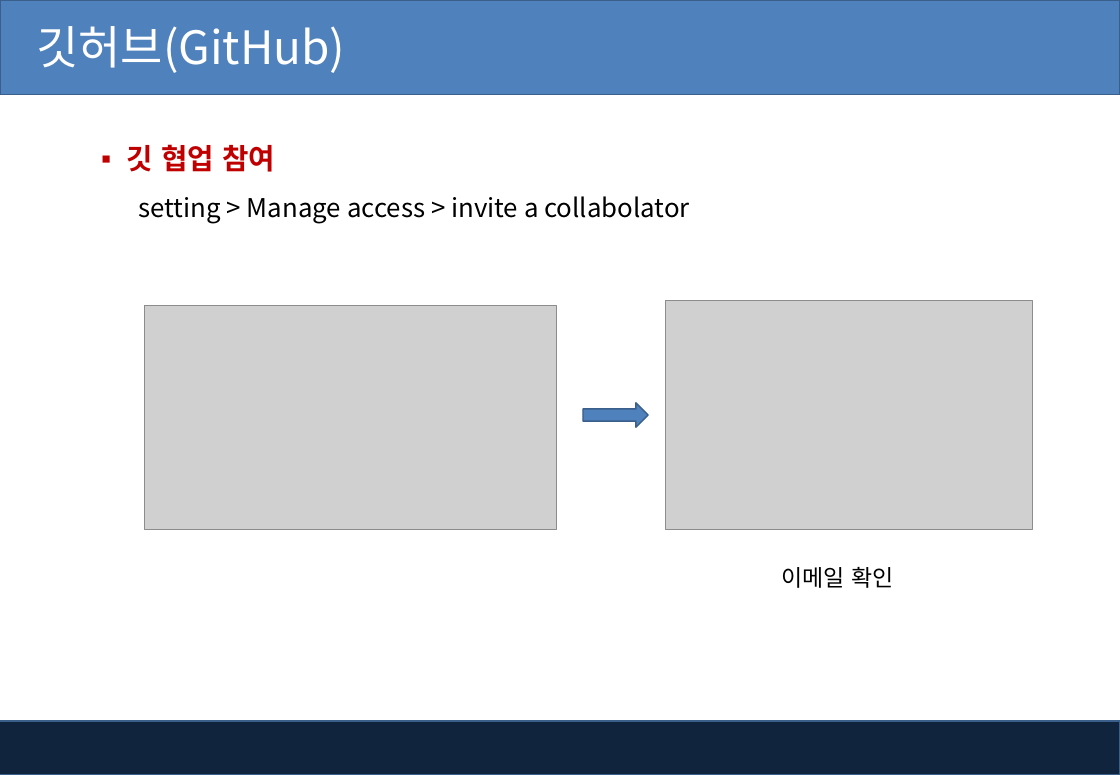
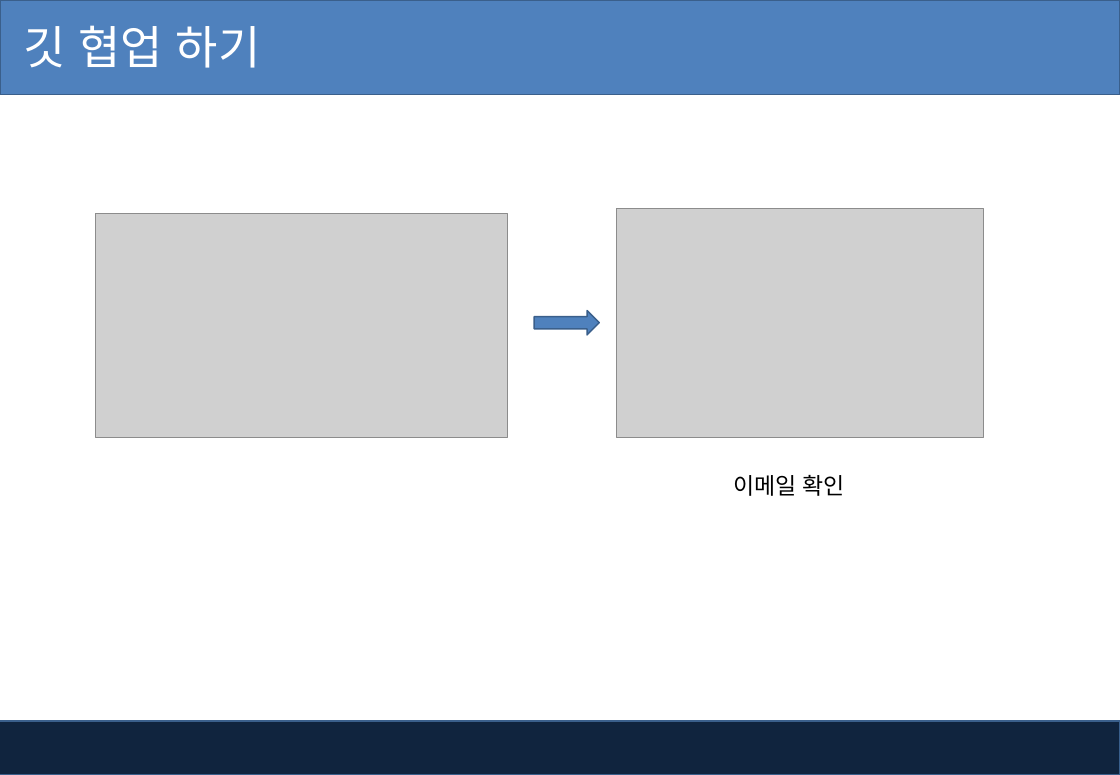
Before and after one commit to pshho/ngreen_project, a slide deck: slide 18 of html_cssWorks/자료/html-css_ppt/GIT_github.pptx (slide 20 before the commit). Drawn at 1120x775 pixels with LibreOffice and Linux fonts; fonts in the diff are those of the drawing; grey boxes stand for pictures; background and template pictures are left out. Boxes give left, top, right and bottom in pixels: in the first picture for what was removed or moved away, otherwise in the second. Text is boxed around its words. In the diff, an @@ line names an element or a change of style, - is before the commit and + after.

```diff
--- a/html_cssWorks/자료/html-css_ppt/GIT_github.pptx
+++ b/html_cssWorks/자료/html-css_ppt/GIT_github.pptx
@@ title at [23, 25, 261, 68]: text changed @@
-깃허브(GitHub)
+깃 협업 하기
@@ text removed at [127, 144, 275, 172] @@
-▪ 깃 협업 참여
@@ text removed at [139, 196, 690, 223] @@
-setting > Manage access > invite a collabolator
@@ 2 pictures, 1 text, 1 right arrow: place and size @@
-2 pictures, 1 text, 1 right arrow at [145, 301, 1032, 588]
+2 pictures, 1 text, 1 right arrow at [96, 209, 983, 496]
```
Also in this commit, not shown: 1 other slide changed, 2 slides added, 2 slides removed, 2 other files.
